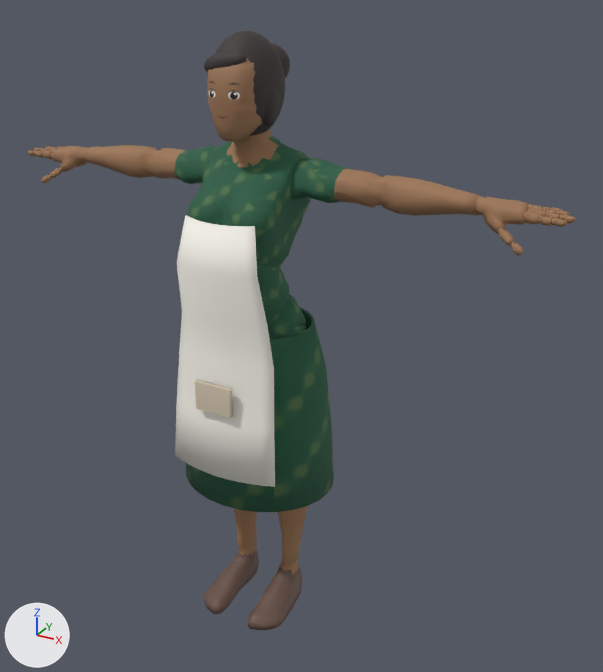
What one commit did to the glTF model godot/assets/models/char_art.glb.
Before and after are seen from a 50 mm lens placed at (1.246, -1.967, 1.989), pointed at (0.119, 0.081, 0.965). The axes (+X, +Y, +Z) are drawn at lower left. The lights are the same throughout. The first picture is the older version. Where no turn or scale is listed for an object, it has been applied to the vertices. Vertices at exactly the same position are counted once.

Names of what the first picture shows: 'ApronPocket', 'ArtApron', 'CepolBun', 'DasterSkirt', 'HairCap', 'Mannequin_F', 'PoniDepan', 'SideHair_L'.
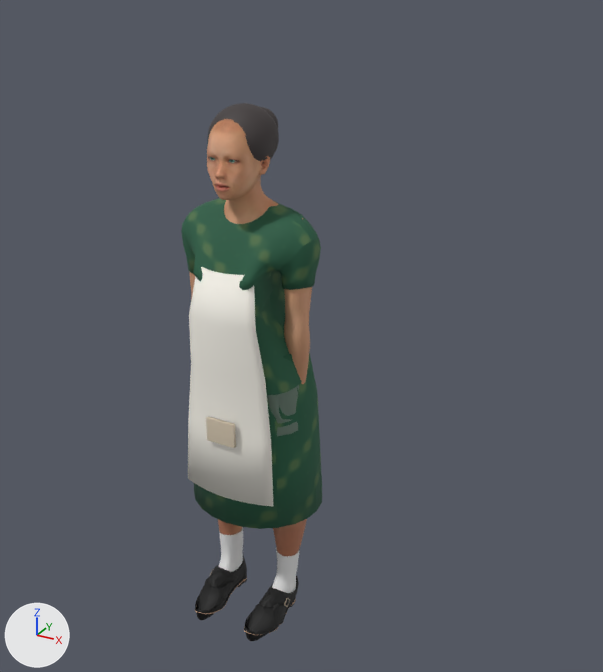
Where the newer file only moved an object's origin or applied its transform, the numbers keep the older frame.

The edits, one by one:
Picture 'Image_7' (img_image_7) is new.
Picture 'Image_0' (img_image_0) is new.
Picture 'Image_9' (img_image_9) is new.
Picture 'Image_8' (img_image_8) is new.
Material 'iris' (mat_iris) is new.
Its texture is img_image_7.
Its roughness is 0.85.
Material 'Human.body' (mat_human_body) is new.
Its texture is img_image_0.
Its roughness is 0.62.
Material 'Human.mindfront_shoes_monk_strap_female' (mat_human_mindfront_shoes_monk_strap_female) is new.
Uses the picture img_image_8.
Uses the picture img_image_9.
me_artapronmesh is used by ob_artapron; location (0.0, 0.0, 0.0).
me_artapronmesh had 132 vertices, 260 faces and spanned x -0.18..0.18, y -0.228..-0.152, z 0.599..1.37.
me_artapronmesh now has 110 vertices, 216 faces and spans x -0.137..0.137, y -0.174..-0.119, z 0.44..1.066.
me_artapronmesh part 1: 132 vertices removed from x -0.18..0.18, y -0.228..-0.152, z 0.599..1.37; 110 vertices added at x -0.137..0.137, y -0.174..-0.119, z 0.44..1.066.
me_dasterskirtmesh is used by ob_dasterskirt; location (0.0, 0.0, 0.0).
me_dasterskirtmesh had 224 vertices, 448 faces and spanned x -0.252..0.252, y -0.202..0.222, z 0.48..1.03.
me_dasterskirtmesh now has 192 vertices, 384 faces and spans x -0.191..0.191, y -0.166..0.166, z 0.355..0.838.
me_dasterskirtmesh part 2: 224 vertices removed from x -0.252..0.252, y -0.202..0.222, z 0.48..1.03; 192 vertices added at x -0.191..0.191, y -0.166..0.166, z 0.355..0.838.
me_sphere is used by ob_haircap; location (0.0, 0.0, 0.0).
me_sphere had 362 vertices, 720 faces and spanned x -0.097..0.097, y -0.122..0.115, z 1.563..1.842.
me_sphere now has 288 vertices, 572 faces and spans x -0.083..0.083, y -0.112..0.06, z 1.286..1.443.
me_sphere part 3: 362 vertices removed from x -0.097..0.097, y -0.122..0.115, z 1.563..1.842.
me_sphere part 4: 288 vertices added at x -0.083..0.083, y -0.112..0.06, z 1.286..1.443.
Mesh me_mh_1000_mocap_mesh is new.
It has 8842 vertices, 15170 faces and spans x -0.22..0.22, y -0.23..0.11, z 0.0..1.64.
Faces by material slot: [7810, 124, 3826, 1835, 1575].
It uses material mat_human_body (picture img_image_0).
It uses material mat_iris (picture img_image_7).
It uses material mat_human_mindfront_shoes_monk_strap_female.
It uses material mat_shirt_batik.
It uses material mat_pants (grey #697c6f).
Object 'ArtApron' (ob_artapron) is rescaled from (1.0, 1.0, 1.0) to (1.15, 1.15, 1.15).
Object 'CepolBun' (ob_cepolbun) is rescaled from (1.0, 1.0, 1.0) to (1.15, 1.15, 1.15).
Object 'DasterSkirt' (ob_dasterskirt) is rescaled from (1.0, 1.0, 1.0) to (1.15, 1.15, 1.15).
Object 'HairCap' (ob_haircap) is rescaled from (1.0, 1.0, 1.0) to (1.15, 1.15, 1.15).
Object 'Mannequin_F' (ob_mannequin_f) is deleted.
Object 'PoniDepan' (ob_ponidepan) is deleted.
Object 'SideHair_L' (ob_sidehair_l) is deleted.
Object 'mh_1000_mocap' (ob_mh_1000_mocap) is new; it shows me_mh_1000_mocap_mesh.
Its location is (0.0, 0.0, 0.0).

Where the change shows, as pixel boxes (x1, y1, x2, y2) in the pictures (603 x 672 px):
'Mannequin_F', deleted: before (28, 58, 576, 630)
    faces in mat_shirt_batik: (174, 136, 348, 339)
    faces in mat_skin (brown #9e7655): (28, 124, 576, 575)
    faces in mat_shoes (brown #695045): (204, 551, 302, 630)
    faces in mat_faceskin (picture img_face_char_art): (208, 58, 262, 142)
'mh_1000_mocap', added: after (181, 119, 321, 641)
    faces in mat_shirt_batik: (181, 198, 321, 395)
    faces in mat_human_body (picture img_image_0): (189, 119, 312, 557)
    faces in mat_human_mindfront_shoes_monk_strap_female: (195, 527, 300, 641)
    faces in mat_pants (grey #697c6f): (267, 385, 299, 436)
'ArtApron', reshaped, rescaled (15% narrower, 12% shorter): before (175, 215, 275, 487); after (188, 267, 273, 506)
'DasterSkirt', reshaped, rescaled: before (186, 307, 334, 512); after (194, 352, 322, 529)
'HairCap', reshaped, rescaled: before (215, 31, 285, 136); after (208, 103, 279, 164)
'PoniDepan', deleted: before (204, 51, 246, 72)
'SideHair_L', deleted: before (264, 88, 279, 127)
'CepolBun', rescaled (mostly hidden): before (271, 43, 290, 78); after (261, 107, 278, 128)
part 3 of me_sphere, deleted: before (215, 31, 285, 136)
part 4 of me_sphere, added: after (208, 103, 279, 164)
